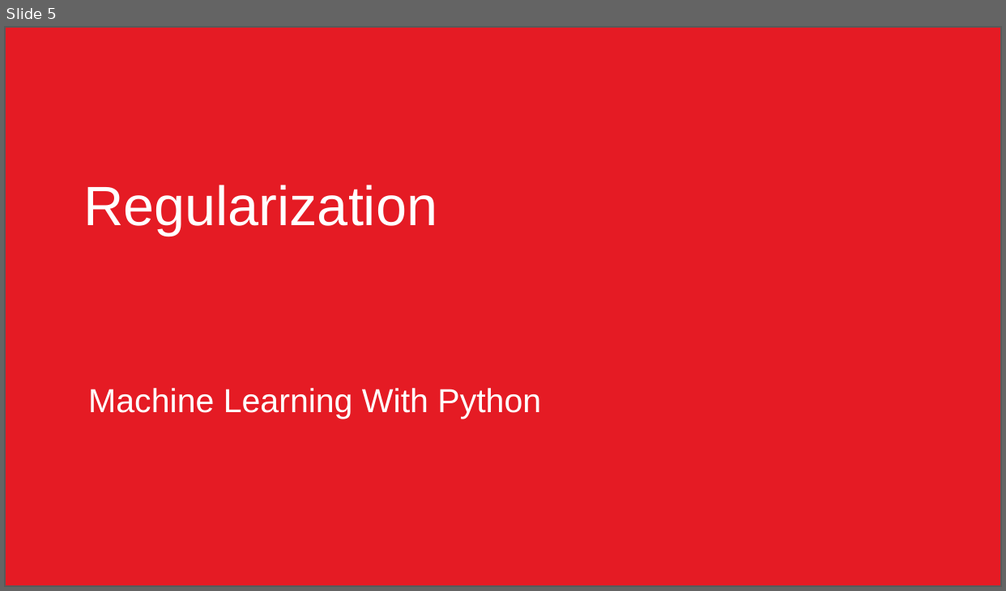
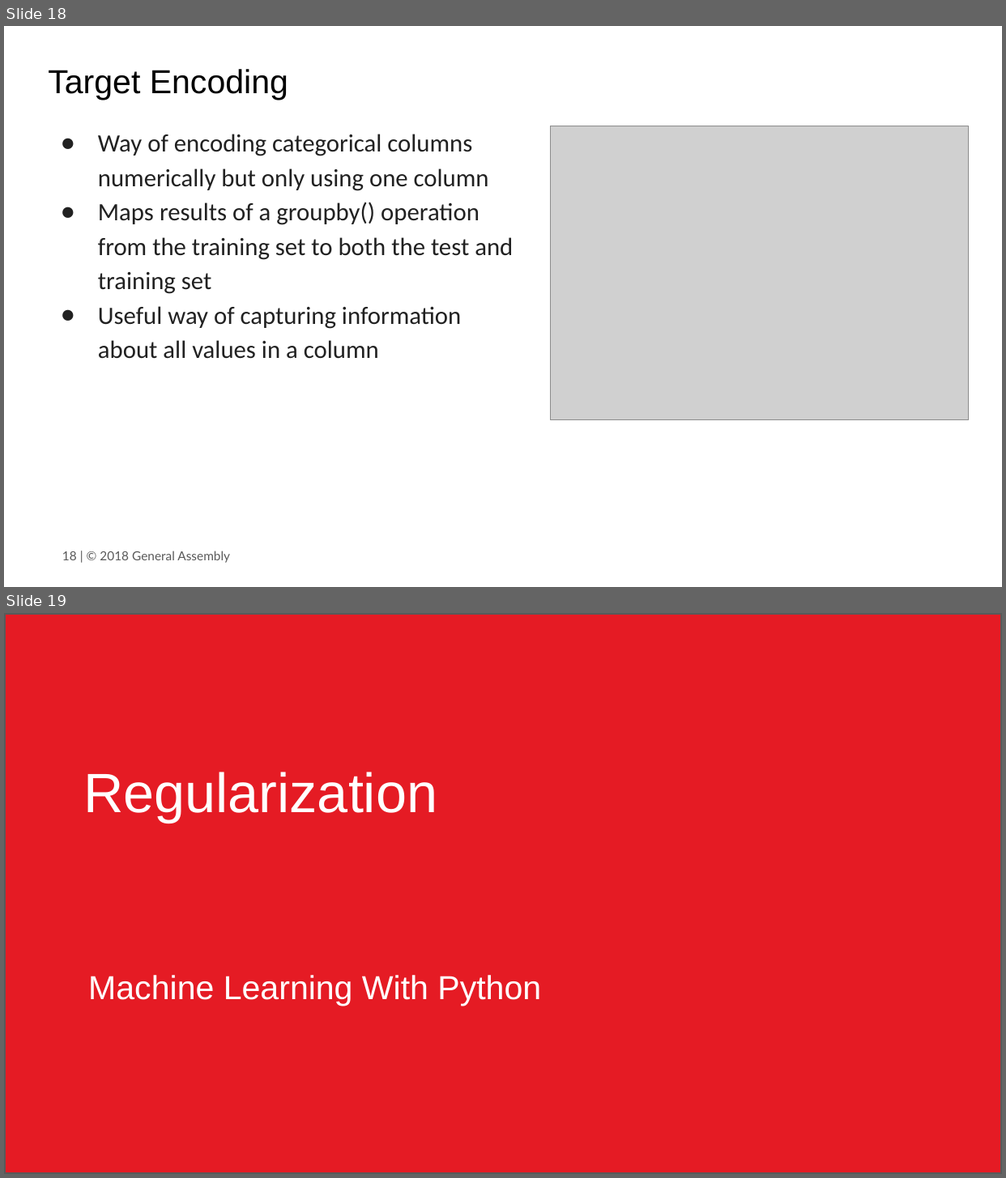
Before and after one commit to JonathanBechtel/DAT-10-14, a slide deck: class material/Unit3/Class13/DAT Class 13.pptx. Shown one above the other, each under a label of ours: slide 5 before the commit, slides 18 and 19 after it. The pictures are 1006x591 and 1006x1178 pixels, drawn with LibreOffice and Linux fonts; fonts in the diff are those of the drawing; grey boxes stand for pictures; background and template pictures are left out. Boxes give left, top, right and bottom in pixels: in the first picture for what was removed or moved away, otherwise in the second. Text is boxed around its words. In the diff, an @@ line names an element or a change of style, - is before the commit and + after.

```diff
--- a/class material/Unit3/Class13/DAT Class 13.pptx
+++ b/class material/Unit3/Class13/DAT Class 13.pptx
@@ slide 18 added at (4,26,1002,587), background #FFFFFF @@
@@ title added at (48,69,288,100), 24 pt, text #000000 @@
+Target Encoding
@@ text added at (98,134,513,359), 18 pt, text #212121 @@
+● Way of encoding categorical columns numerically but only using one column
+● Maps results of a groupby() operation from the training set to both the test and training set
+● Useful way of capturing information about all values in a column
@@ picture added at (551,126,969,420) @@
@@ text added at (62,551,230,563), 9 pt, text #595959 @@
+18 | © 2018 General Assembly
@@ what was slide 5 is now slide 19 @@
```
Also in this commit, not shown: 1 slide changed, 15 other slides added, 2 slides removed, 13 other files.
